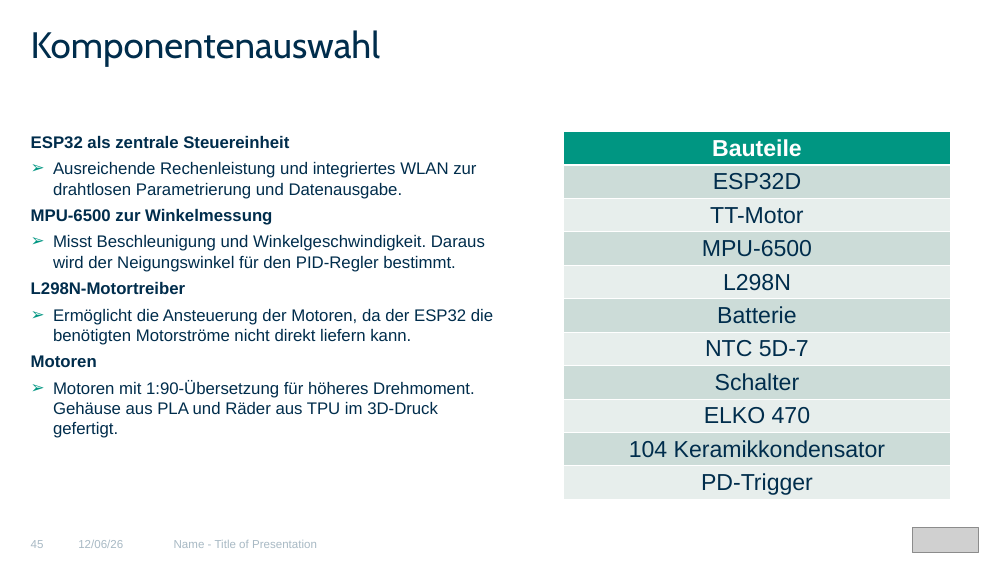
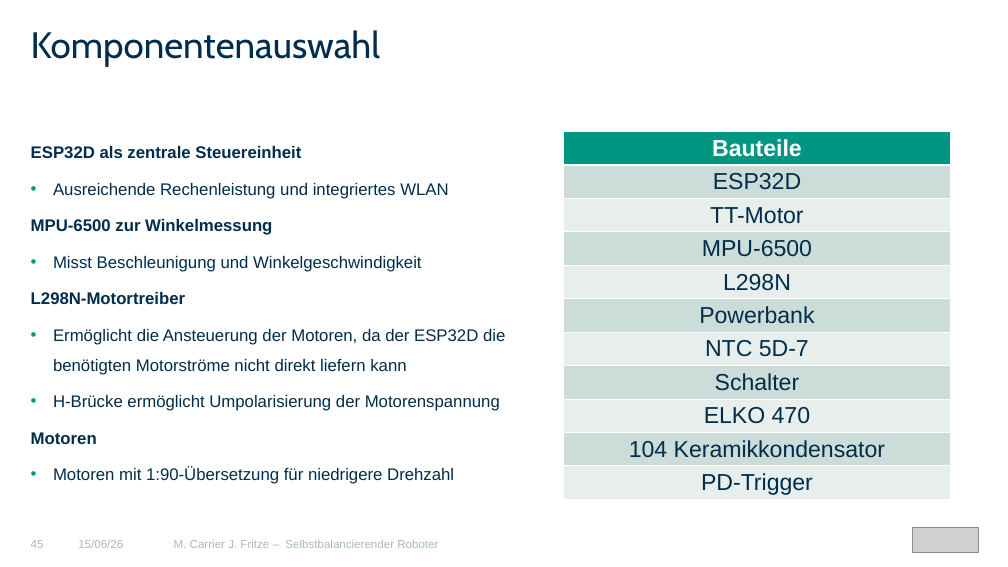
Before and after one commit to MCITBA/Lok_Prak_Rob, a slide deck: slide 45 of Finale_Präsentation_erw.pptx. Drawn at 1008x567 pixels with LibreOffice and Linux fonts; fonts in the diff are those of the drawing; grey boxes stand for pictures. Boxes give left, top, right and bottom in pixels: in the first picture for what was removed or moved away, otherwise in the second. Text is boxed around its words. In the diff, an @@ line names an element or a change of style, - is before the commit and + after.

```diff
--- a/Finale_Präsentation_erw.pptx
+++ b/Finale_Präsentation_erw.pptx
@@ text at [31,146,448,199]: text changed @@
-ESP32 als zentrale Steuereinheit
-  ➢ Ausreichende Rechenleistung und integriertes WLAN zur drahtlosen Parametrierung und Datenausgabe.
+ESP32D als zentrale Steuereinheit
+  • Ausreichende Rechenleistung und integriertes WLAN
@@ table at [563,132,951,520] @@
-row 6, column 1: Batterie
+row 6, column 1: Powerbank
@@ text at [31,219,272,444]: line spacing 1 to 1.5; list level 1 to 2 in "L298N-Motortreiber" @@
@@ text at [53,256,421,272]: text changed @@
-  ➢ Misst Beschleunigung und Winkelgeschwindigkeit. Daraus wird der Neigungswinkel für den PID-Regler bestimmt.
+  • Misst Beschleunigung und Winkelgeschwindigkeit
@@ text at [53,329,505,411]: text changed @@
-  ➢ Ermöglicht die Ansteuerung der Motoren, da der ESP32 die benötigten Motorströme nicht direkt liefern kann.
+  • Ermöglicht die Ansteuerung der Motoren, da der ESP32D die benötigten Motorströme nicht direkt liefern kann
+  • H-Brücke ermöglicht Umpolarisierung der Motorenspannung
@@ text at [53,467,454,484]: text changed @@
-  ➢ Motoren mit 1:90-Übersetzung für höheres Drehmoment. Gehäuse aus PLA und Räder aus TPU im 3D-Druck gefertigt.
+  • Motoren mit 1:90-Übersetzung für niedrigere Drehzahl
@@ text at [174,540,438,548]: text changed @@
-Name - Title of Presentation
+M. Carrier J. Fritze – Selbstbalancierender Roboter
```
Also in this commit, not shown: 51 other slides changed, 4 slides added, 2 slides removed.
